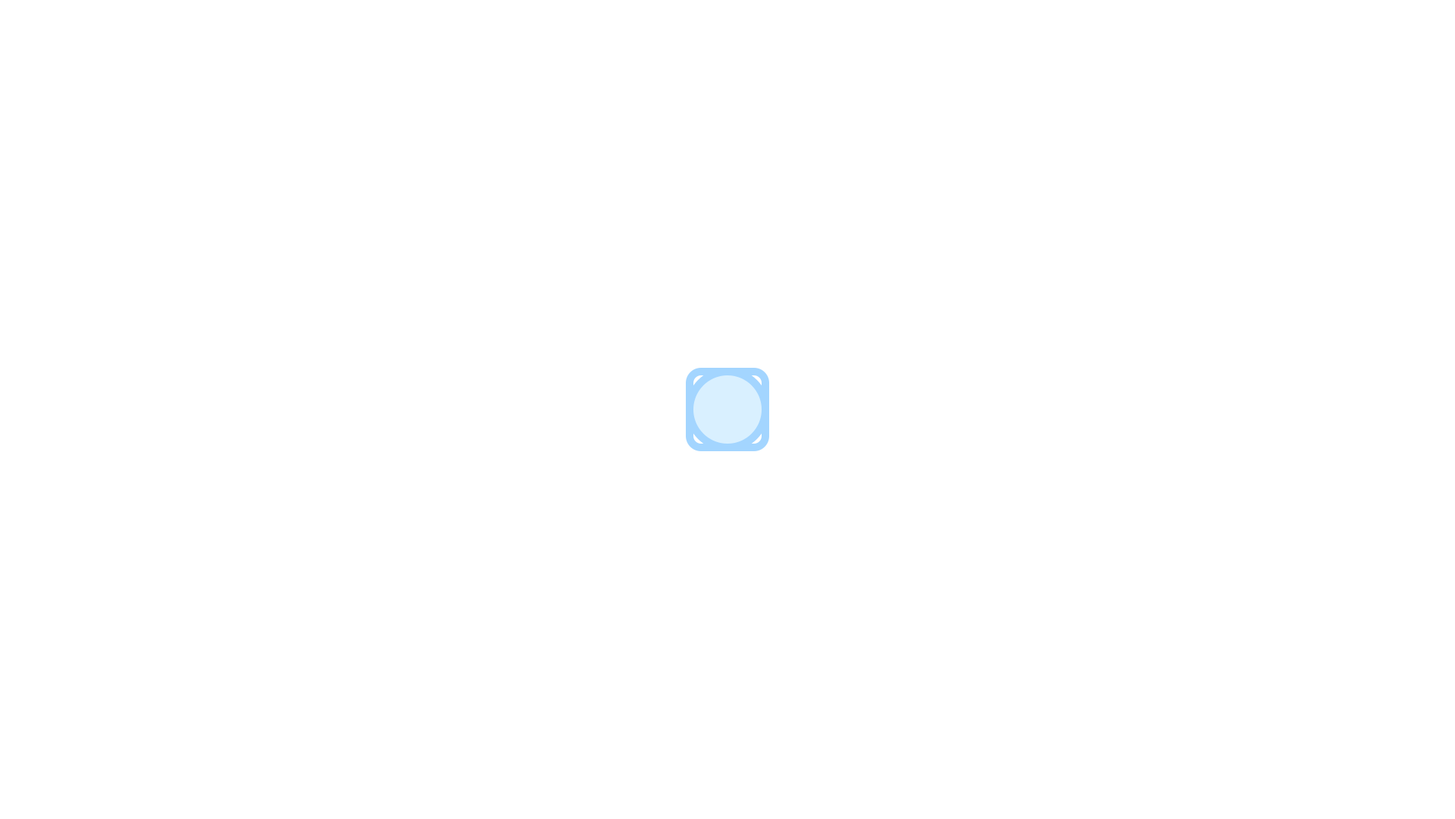
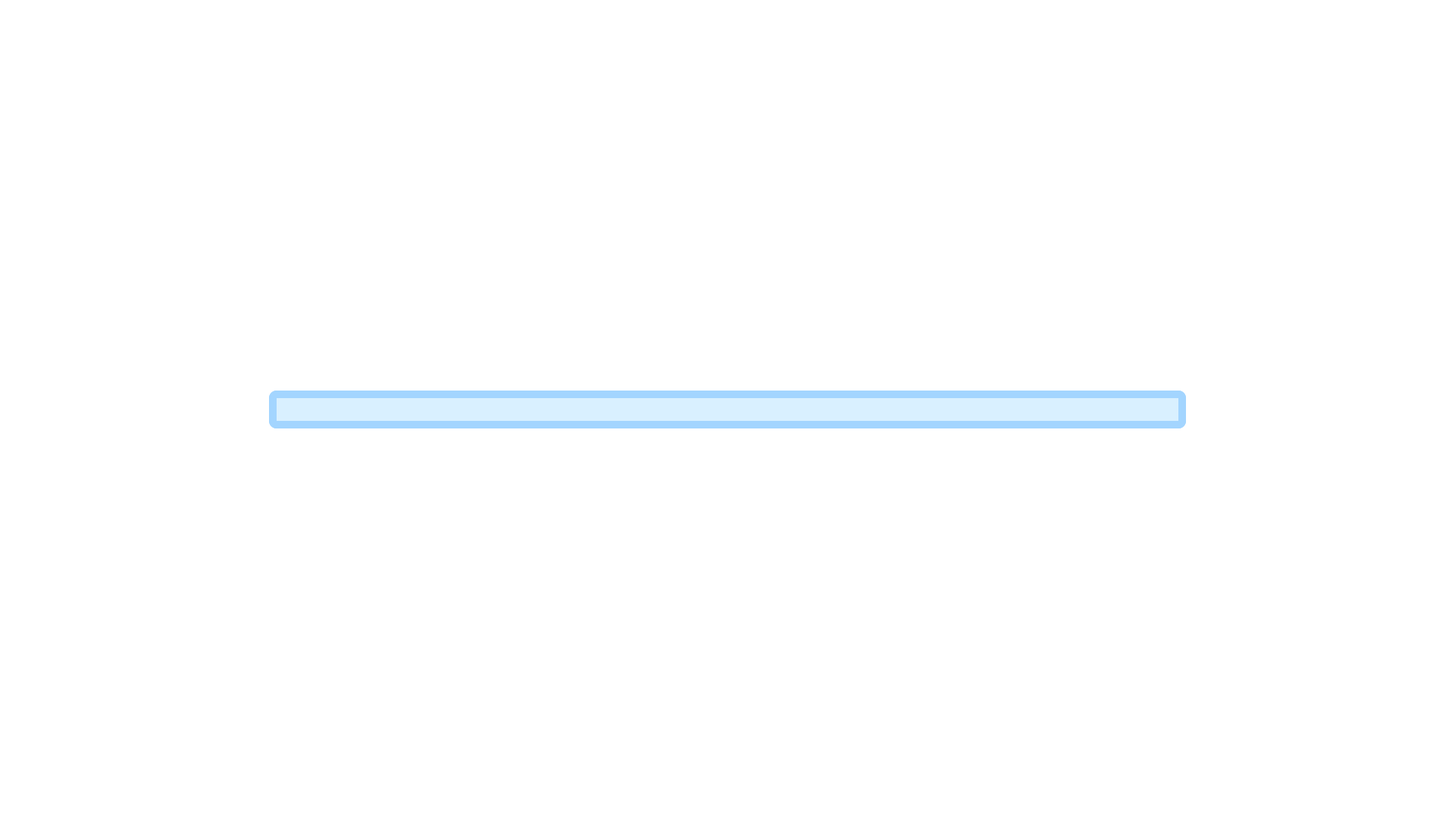
Comparing the layer stacks of the two 1455 x 819 images. Changes:
hid "Knob" over 685, 367, 770, 452
added layer "ProgressBarFilled" above "ProgressBar" over 269, 390, 1187, 429
added layer "ProgressBar" above "Slider" over 269, 390, 1187, 429
hid "Slider" over 685, 367, 770, 452
